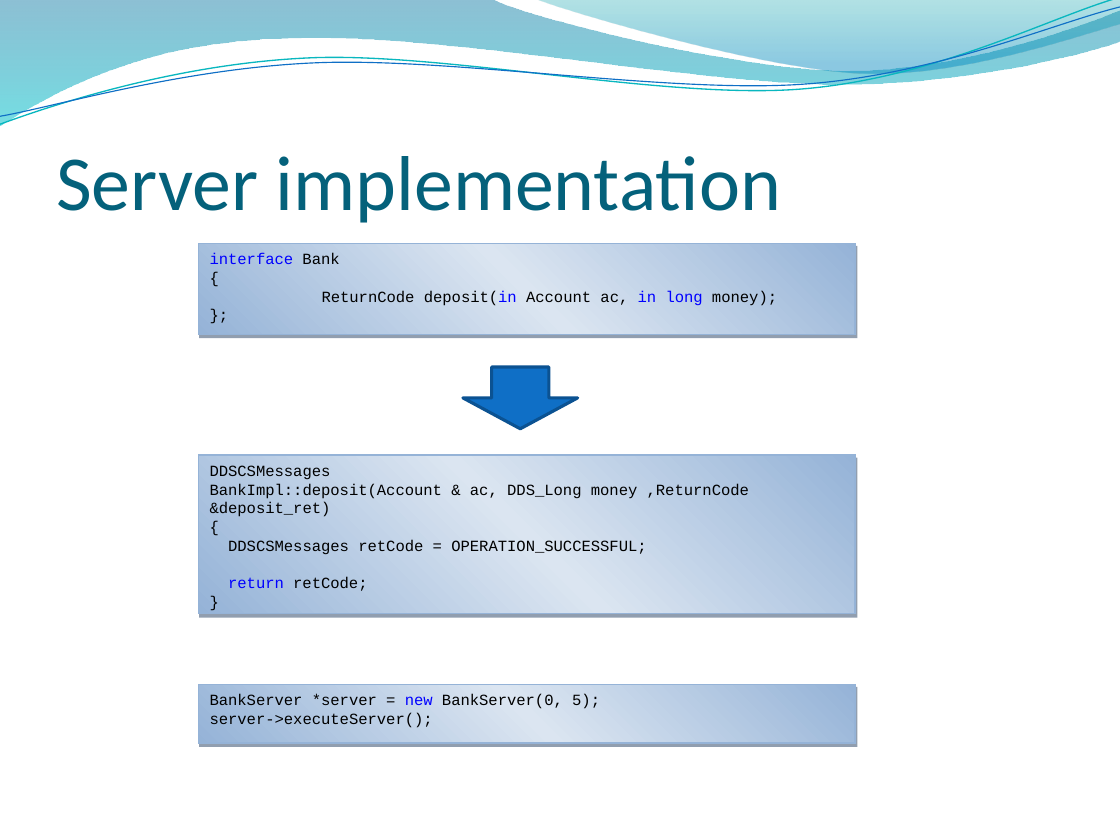
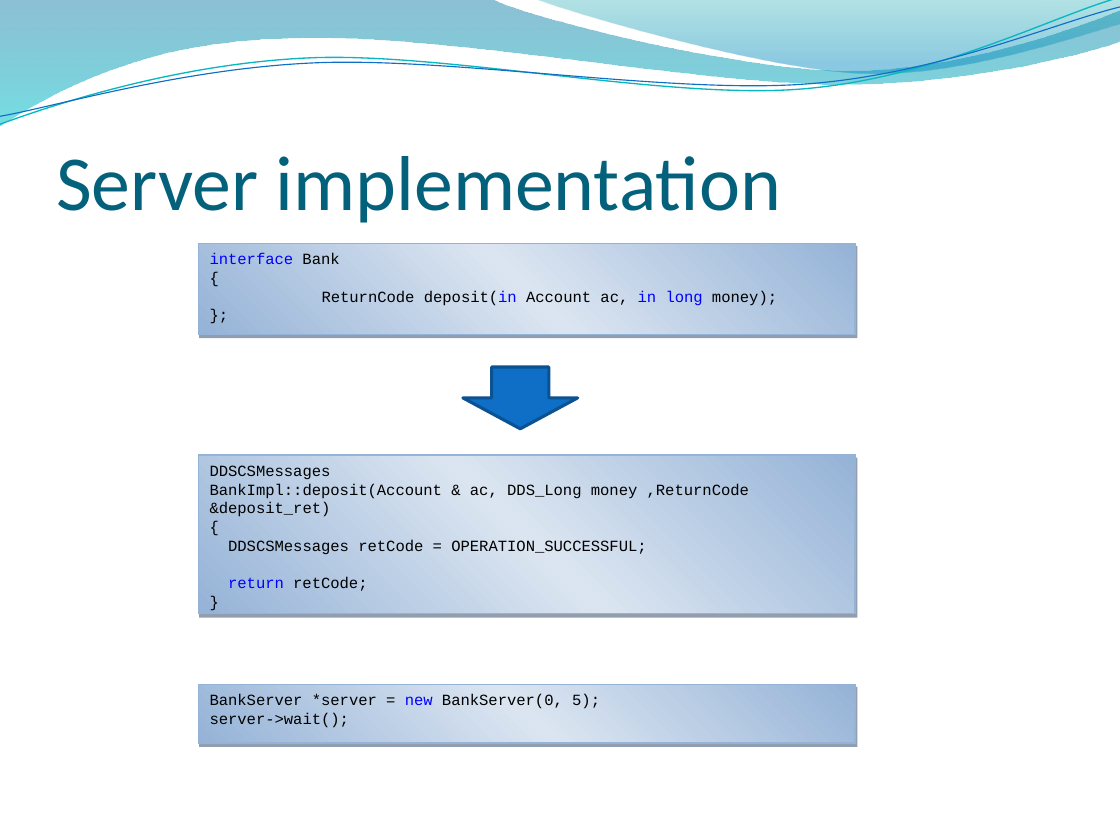
Before and after one commit to showna/Fast-RPC, a slide deck: slide 8 of ddscs/doc/presentaciones/DDSCS.pptx. Drawn at 1120x840 pixels with LibreOffice and Linux fonts; fonts in the diff are those of the drawing; background and template pictures are left out. Boxes give left, top, right and bottom in pixels: in the first picture for what was removed or moved away, otherwise in the second. Text is boxed around its words. In the diff, an @@ line names an element or a change of style, - is before the commit and + after.

Commit message:
- Updated presentations and UML. - Updated server API.

```diff
--- a/ddscs/doc/presentaciones/DDSCS.pptx
+++ b/ddscs/doc/presentaciones/DDSCS.pptx
@@ text in rectangle at (x1=210, y1=713, x2=350, y2=728): text changed @@
-server->executeServer();
+server->wait();
```
Also in this commit, not shown: 1 slide added, 1 slide removed, 13 other files.
